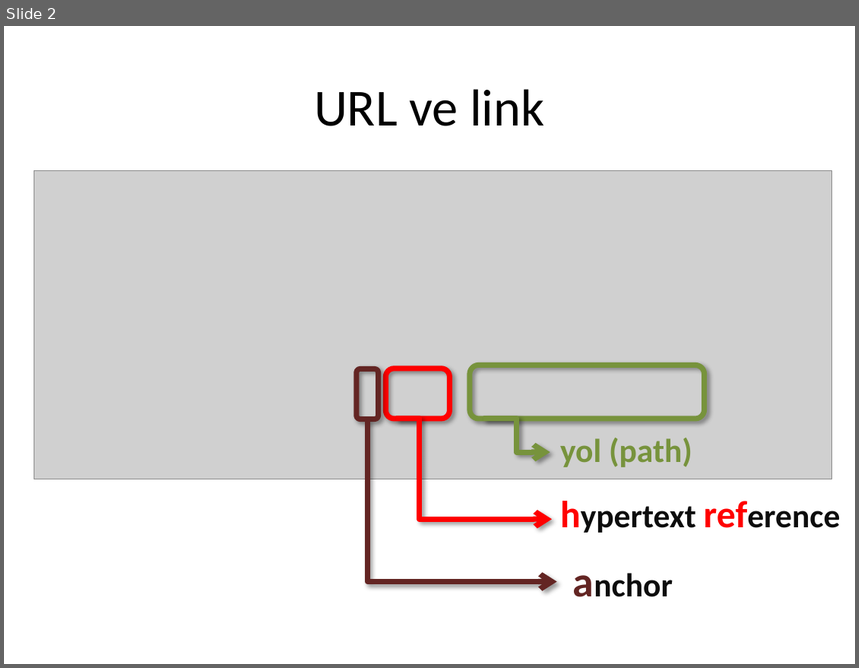
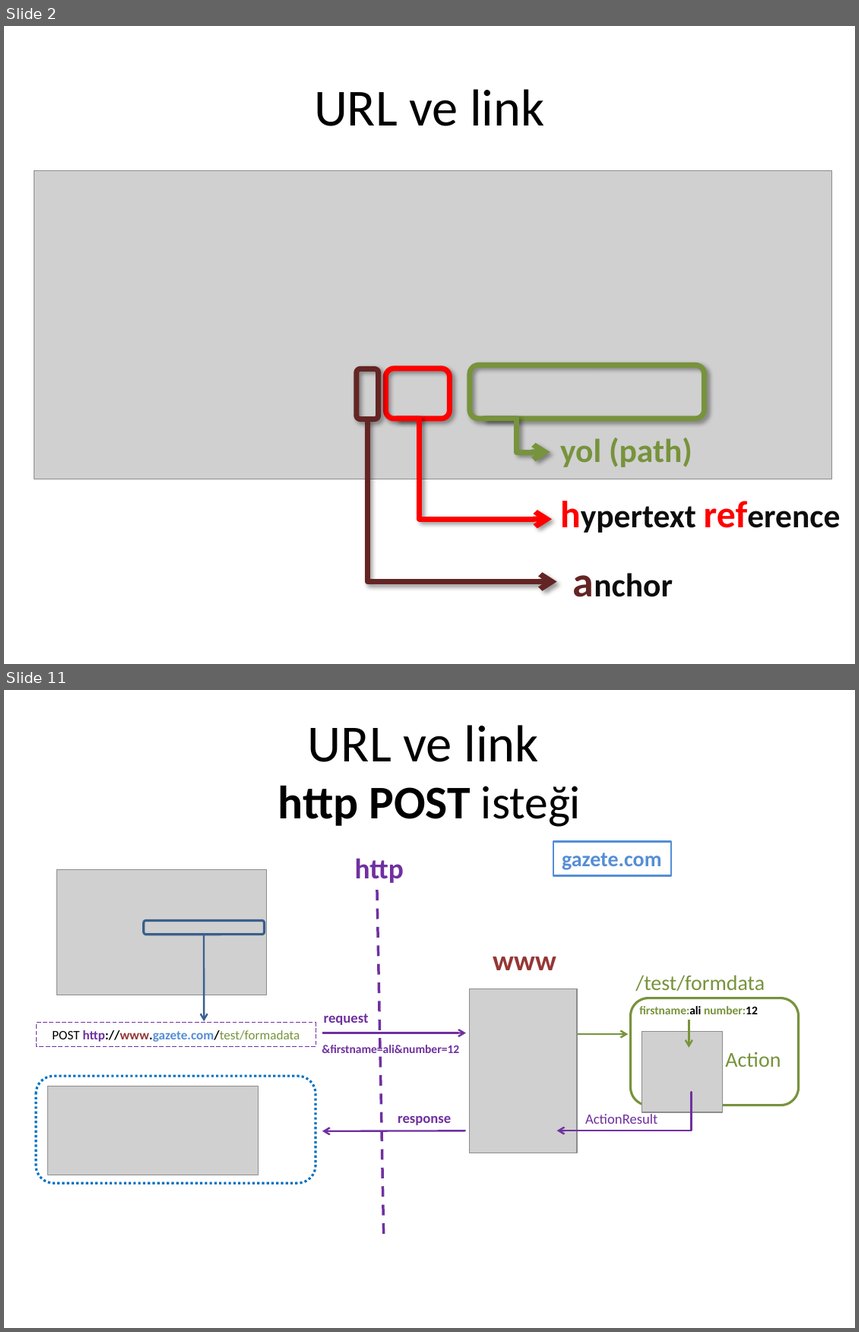
Before and after one commit to cemmerven/attrac, a slide deck: AttendanceTracker/Url ve link.pptx. Shown one above the other, each under a label of ours: slide 2 before the commit, slides 2 and 11 after it; the slides between them are not shown. The pictures are 859x668 and 859x1332 pixels, drawn with LibreOffice and Linux fonts; fonts in the diff are those of the drawing; grey boxes stand for pictures. Boxes give left, top, right and bottom in pixels: in the first picture for what was removed or moved away, otherwise in the second. Text is boxed around its words. In the diff, an @@ line names an element or a change of style, - is before the commit and + after.

```diff
--- a/AttendanceTracker/Url ve link.pptx
+++ b/AttendanceTracker/Url ve link.pptx
@@ slide 11 added at (4, 690, 855, 1328), background #FFFFFF @@
@@ title added at (278, 725, 581, 827), 39.6 pt, text #000000 @@
+URL ve link
+http POST isteği
@@ rectangle added at (554, 841, 671, 875), outline #558ED5 1.5 pt, 18 pt, text #558ED5, bold @@
+gazete.com
@@ picture added at (56, 869, 267, 995) @@
@@ text added at (355, 858, 404, 883), 24 pt, text #7030A0, bold @@
+http
@@ line added from (377, 890) to (384, 1239), #7030A0 2.25 pt dashed @@
@@ rounded rectangle added at (144, 921, 265, 934), outline #3A5F8C 2 pt @@
@@ arrow added from (204, 934) to (204, 1021), #376092 1.5 pt @@
@@ text added at (493, 957, 557, 970), 24 pt, text #953735, bold @@
+www
@@ text added at (636, 975, 765, 991), 18 pt, text #77933C @@
+/test/formdata
@@ picture added at (470, 989, 577, 1153) @@
@@ rounded rectangle added at (630, 998, 798, 1106), outline #77933C 2 pt @@
@@ text added at (639, 1006, 758, 1015), 10 pt, text #77933C, bold @@
+firstname:ali number:12
@@ rectangle added at (37, 1023, 316, 1047), outline #7030A0 0.75 pt dashed, 11 pt, text #77933C, bold @@
+POST http://www.gazete.com/test/formadata
@@ text added at (324, 1014, 369, 1025), 12 pt, text #7030A0, bold @@
+request
@@ picture added at (642, 1031, 722, 1113) @@
@@ arrow added from (690, 1019) to (690, 1047), #77933C 1.5 pt @@
@@ text added at (322, 1043, 459, 1053), 10 pt, text #7030A0, bold @@
+&firstname=ali&number=12
@@ arrow added from (322, 1033) to (466, 1033), #7030A0 1.5 pt @@
@@ arrow added from (578, 1035) to (628, 1035), #77933C 1.5 pt @@
@@ text added at (725, 1052, 781, 1067), 18 pt, text #77933C @@
+Action
@@ rounded rectangle added at (35, 1076, 316, 1184), outline #0070C0 2 pt dashed @@
@@ picture added at (47, 1087, 258, 1176) @@
@@ elbow arrow added from (691, 1092) to (557, 1131), #7030A0 1.5 pt @@
@@ text added at (398, 1116, 451, 1125), 12 pt, text #7030A0, bold @@
+response
@@ text added at (585, 1113, 658, 1124), 12 pt, text #7030A0 @@
+ActionResult
@@ arrow added from (465, 1131) to (322, 1132), #7030A0 1.5 pt @@
```
Also in this commit, not shown: 3 slides changed, 5 other slides added, 6 other files.
